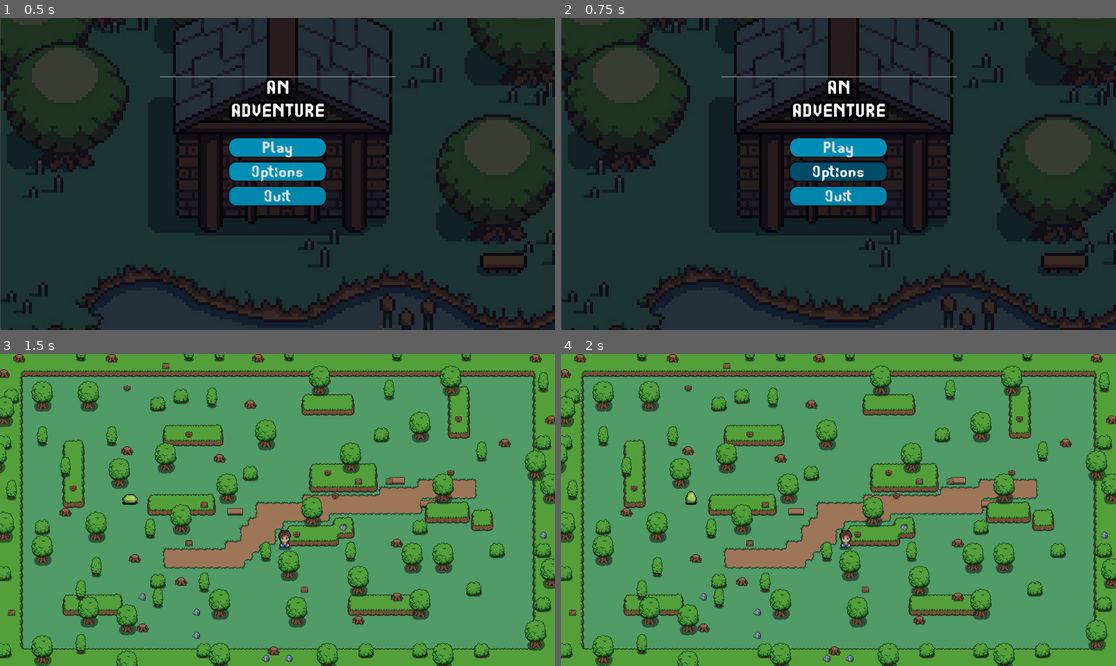
Above: before the commit, frames 1-4 (two rows, left to right).
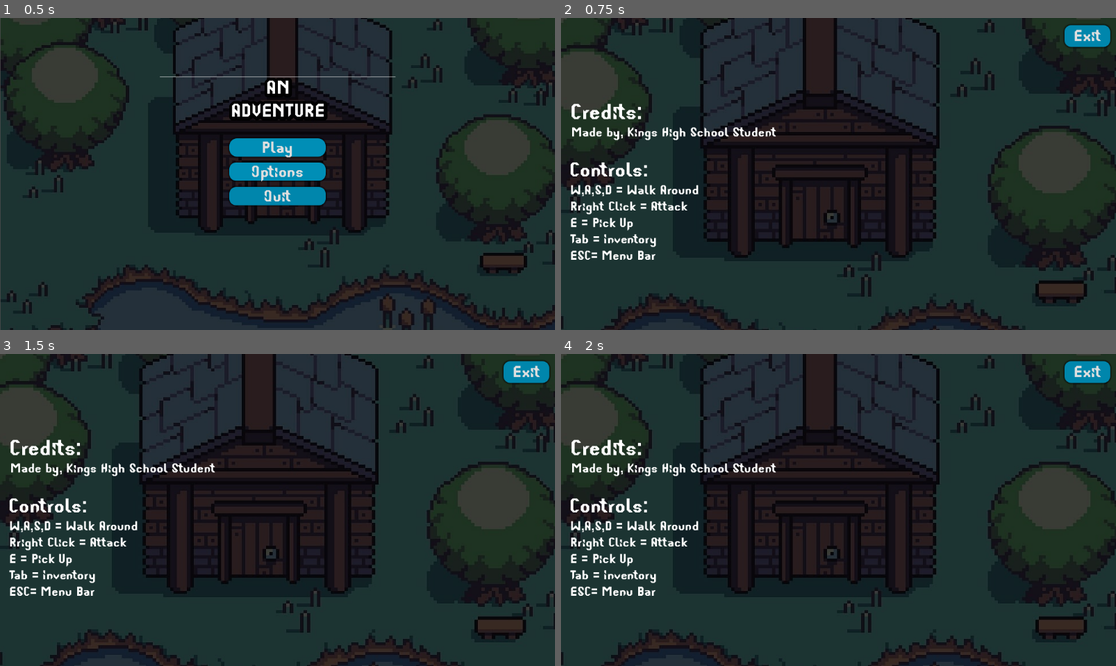
Above: after the commit, the same moments.

Repository: Elijah-eshayBaa/Final-Swords-project
Game: Godot game, scene res://menu.tscn
Same seed, same stepped clock (60 frames per second), same inputs: the game is played once before the commit and once after it. This scene is started directly instead of the project's main scene.
Inputs (mouse positions are in pixels of both pictures, inside the frame that each line leads up to):
- Up to frame 1 (0.5 s): no input
- Up to frame 2 (0.75 s): click "Options" at 0.5 s
- Up to frame 3 (1.5 s): click (277, 485) at 1.25 s, where only the run before the commit has a clickable "Play"
- Up to frame 4 (2 s): no input

Frame 1 is identical in both runs. In frame 2, 29% of the frame differs, in the area x 0-100%, y 0-100%; in frame 3, 99%; in frame 4, 99%.

Commit message:
29/08/24 GOGOT
Combat system
Menu and options

Diff:
--- a/Scripts/player.gd
+++ b/Scripts/player.gd
@@ -1,10 +1,24 @@
 extends CharacterBody2D
 
 
+var enemy_inattack_range = false
+var enemy_attack_cooldown = true
+var health = 100
+var player_alive = true
+var current_dir = "none"
 const speed = 115
+
+
+
 func _physics_process(delta):
 	player_movement(delta)
-var current_dir = "none"
+	enemy_attack()
+	if health <= 0:
+		player_alive = false #back to menu
+		health = 0
+		print ("player died")
+		self.queue_free()
+
 
 func player_movement(delta):
 
@@ -68,3 +82,24 @@
 			anim.play("back_walk")
 		elif movement == 0:
 			anim.play("back_idle")
+func player():
+	pass
+
+func _on_player_hitbox_body_entered(body: Node2D) -> void:
+	if body.has_method("enemy"):
+		enemy_inattack_range = true
+
+
+func _on_player_hitbox_body_exited(body: Node2D) -> void:
+	if body.has_method("enemy"):
+		enemy_inattack_range = false
+
+func enemy_attack():
+	if enemy_inattack_range and enemy_attack_cooldown == true:
+		health = health - 20
+		enemy_attack_cooldown = false
+		$attack_cooldown.start()
+		print(health)
+
+func _on_attack_cooldown_timeout() -> void:
+	enemy_attack_cooldown = true
--- a/enemy.gd
+++ b/enemy.gd
@@ -27,3 +27,6 @@
 func _on_detection_area_body_exited(body):
 	player = null
 	player_chase = false
+
+func enemy():
+	pass
--- a/enemy.tscn
+++ b/enemy.tscn
@@ -162,6 +162,9 @@
 [sub_resource type="CircleShape2D" id="CircleShape2D_o6gnx"]
 radius = 5.0
 
+[sub_resource type="CircleShape2D" id="CircleShape2D_plffx"]
+radius = 11.1803
+
 [node name="enemy" type="CharacterBody2D"]
 script = ExtResource("1_jx276")
 
@@ -181,5 +184,11 @@
 position = Vector2(0, 1)
 shape = SubResource("CircleShape2D_o6gnx")
 
+[node name="enemy_hitbox" type="Area2D" parent="."]
+
+[node name="CollisionShape2D" type="CollisionShape2D" parent="enemy_hitbox"]
+position = Vector2(0, 1)
+shape = SubResource("CircleShape2D_plffx")
+
 [connection signal="body_entered" from="detection_area" to="." method="_on_detection_area_body_entered"]
 [connection signal="body_exited" from="detection_area" to="." method="_on_detection_area_body_exited"]
--- a/menu.gd
+++ b/menu.gd
@@ -13,6 +13,7 @@
 
 
 func _on_options_pressed() -> void:
+	get_tree().change_scene_to_file("res://options.tscn")
 	print("Options pressed")
 
 
--- /dev/null
+++ b/options.gd
@@ -0,0 +1,13 @@
+extends Control
+
+func _ready():
+	pass
+
+
+func _process(delta):
+	pass
+
+
+func _on_quit_button_pressed() -> void:
+	get_tree().change_scene_to_file("res://menu.tscn")
+	print("Escape Options pressed")
--- /dev/null
+++ b/options.tscn
@@ -0,0 +1,112 @@
+[gd_scene load_steps=8 format=3 uid="uid://1qdu02x4r56n"]
+
+[ext_resource type="Texture2D" uid="uid://bv84b76hieeni" path="res://Screenshot pixel.jpg" id="1_chrfe"]
+[ext_resource type="Script" path="res://options.gd" id="1_rxx6s"]
+[ext_resource type="FontFile" uid="uid://b1rpworgl7x2p" path="res://StepalangeShort-p7GZd.otf" id="2_qbg1b"]
+
+[sub_resource type="StyleBoxEmpty" id="StyleBoxEmpty_3l4ks"]
+
+[sub_resource type="StyleBoxFlat" id="StyleBoxFlat_3fdve"]
+bg_color = Color(3.1285e-07, 0.299639, 0.418117, 1)
+corner_radius_top_left = 14
+corner_radius_top_right = 14
+corner_radius_bottom_right = 14
+corner_radius_bottom_left = 14
+shadow_size = 4
+
+[sub_resource type="StyleBoxFlat" id="StyleBoxFlat_em2n1"]
+bg_color = Color(1.37173e-06, 0.232968, 0.306794, 1)
+corner_radius_top_left = 14
+corner_radius_top_right = 14
+corner_radius_bottom_right = 14
+corner_radius_bottom_left = 14
+shadow_size = 4
+
+[sub_resource type="StyleBoxFlat" id="StyleBoxFlat_c6jfr"]
+bg_color = Color(4.62055e-06, 0.526898, 0.676079, 1)
+corner_radius_top_left = 14
+corner_radius_top_right = 14
+corner_radius_bottom_right = 14
+corner_radius_bottom_left = 14
+shadow_size = 4
+
+[node name="Control" type="Control"]
+layout_mode = 3
+anchors_preset = 15
+anchor_right = 1.0
+anchor_bottom = 1.0
+grow_horizontal = 2
+grow_vertical = 2
+script = ExtResource("1_rxx6s")
+
+[node name="TextureRect" type="TextureRect" parent="."]
+modulate = Color(0.29219, 0.29219, 0.29219, 1)
+layout_mode = 1
+anchors_preset = -1
+anchor_left = 0.000868056
+anchor_top = -0.395062
+anchor_right = 1.01736
+anchor_bottom = 1.2716
+offset_left = -103.0
+offset_top = -28.9998
+offset_right = 5.00134
+offset_bottom = 96.0032
+texture = ExtResource("1_chrfe")
+
+[node name="Credits" type="Label" parent="."]
+offset_left = 21.0
+offset_top = 222.0
+offset_right = 446.0
+offset_bottom = 336.0
+theme_override_fonts/font = ExtResource("2_qbg1b")
+theme_override_font_sizes/font_size = 32
+text = "Made by, Kings High School Student"
+
+[node name="Credits2" type="Label" parent="."]
+offset_left = 19.0
+offset_top = 169.0
+offset_right = 444.0
+offset_bottom = 283.0
+theme_override_fonts/font = ExtResource("2_qbg1b")
+theme_override_font_sizes/font_size = 54
+text = "Credits:"
+
+[node name="Controls" type="Label" parent="."]
+offset_left = 17.0
+offset_top = 291.0
+offset_right = 442.0
+offset_bottom = 405.0
+theme_override_fonts/font = ExtResource("2_qbg1b")
+theme_override_font_sizes/font_size = 50
+text = "Controls:
+
+"
+
+[node name="Label" type="Label" parent="."]
+offset_left = 19.0
+offset_top = 342.0
+offset_right = 444.0
+offset_bottom = 456.0
+theme_override_fonts/font = ExtResource("2_qbg1b")
+theme_override_font_sizes/font_size = 32
+text = "W,A,S,D = Walk Around
+Rright Click = Attack
+E = Pick Up
+Tab = Inventory
+ESC= Menu Bar"
+
+[node name="QuitButton" type="Button" parent="."]
+offset_left = 1045.0
+offset_top = 15.0
+offset_right = 1140.0
+offset_bottom = 60.0
+size_flags_vertical = 2
+theme_override_fonts/font = ExtResource("2_qbg1b")
+theme_override_font_sizes/font_size = 40
+theme_override_styles/focus = SubResource("StyleBoxEmpty_3l4ks")
+theme_override_styles/hover = SubResource("StyleBoxFlat_3fdve")
+theme_override_styles/pressed = SubResource("StyleBoxFlat_em2n1")
+theme_override_styles/normal = SubResource("StyleBoxFlat_c6jfr")
+text = "Exit"
+
+[connection signal="pressed" from="QuitButton" to="." method="_on_quit_button_pressed"]
--- a/player.tscn
+++ b/player.tscn
@@ -415,6 +415,9 @@
 
 [sub_resource type="CircleShape2D" id="CircleShape2D_dauxu"]
 radius = 8.24621
+
+[sub_resource type="CircleShape2D" id="CircleShape2D_lil1i"]
+radius = 28.0
 
 [node name="player" type="CharacterBody2D"]
 position = Vector2(541, 322)
@@ -431,3 +434,16 @@
 position = Vector2(0, 2)
 rotation = 1.49575
 shape = SubResource("CircleShape2D_dauxu")
+
+[node name="player_hitbox" type="Area2D" parent="."]
+
+[node name="CollisionShape2D" type="CollisionShape2D" parent="player_hitbox"]
+position = Vector2(0, -12)
+shape = SubResource("CircleShape2D_lil1i")
+
+[node name="attack_cooldown" type="Timer" parent="."]
+wait_time = 0.5
+
+[connection signal="body_entered" from="player_hitbox" to="." method="_on_player_hitbox_body_entered"]
+[connection signal="body_exited" from="player_hitbox" to="." method="_on_player_hitbox_body_exited"]
+[connection signal="timeout" from="attack_cooldown" to="." method="_on_attack_cooldown_timeout"]
Not shown: 1 places in enemy.tscn that only renumber resources
Not shown: 1 places in player.tscn that only renumber resources
